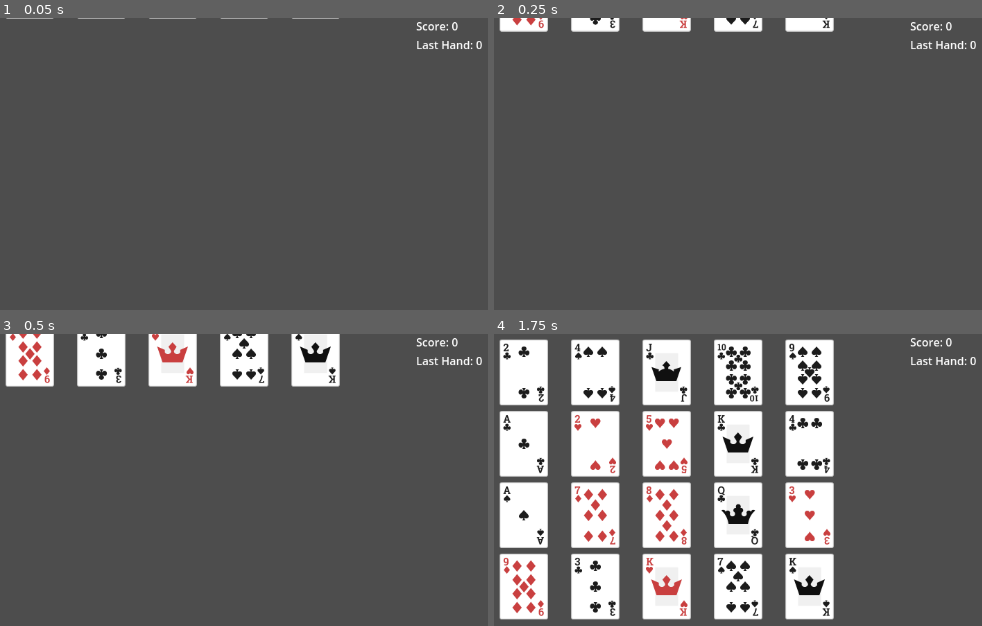
Above: before the commit, frames 1-4 (two rows, left to right).
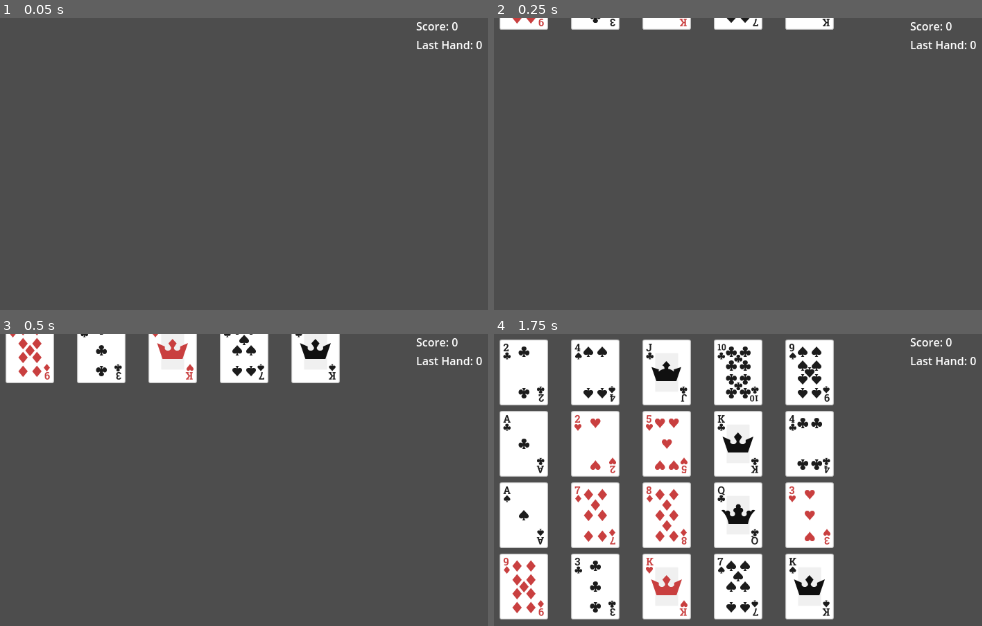
Above: after the commit, the same moments.

Repository: Kibibibit/poker3
Game: Godot game, scene res://scenes/main.tscn
The game is run twice, just before and just after one commit, with the same random seed, the same clock (stepped at 60 frames per second) and the same inputs.
Inputs (mouse positions are in pixels of both pictures, inside the frame that each line leads up to):
- Up to frame 1 (0.05 s): no input
- Up to frame 2 (0.25 s): no input
- Up to frame 3 (0.5 s): no input
- Up to frame 4 (1.75 s): drag from (523, 354) to (738, 354) at 0.52 s; drag from (523, 371) to (738, 371) at 1.27 s

The runs differ from the first frame. In frame 1, 0.2% of the frame differs, in the area x 1-70%, y 0-1%; in frame 2, 0.8%; in frame 3, 2.6%, in the area x 1-70%, y 0-19%; in frame 4, nothing differs.

Commit message:
Improved spawn queue logic

Diff:
--- a/scripts/nodes/game_board.gd
+++ b/scripts/nodes/game_board.gd
@@ -15,7 +15,7 @@
 
 var awaiting_cards: Array[int]
 
-var spawn_queues: Dictionary = {}
+var spawn_queues: SpawnQueues = SpawnQueues.new(GRID_WIDTH)
 
 var mouse_down: bool = false
 var current_card: int = -1
@@ -26,8 +26,6 @@
 var score: int = 0
 
 func _ready():
-	for x in GRID_WIDTH:
-		spawn_queues[x] = []
 	start_game()
 	Signals.card_mouse_entered.connect(_card_mouse_entered)
 	Signals.card_mouse_exited.connect(_card_mouse_exited)
@@ -81,16 +79,24 @@
 	var card: Card = _draw_card()
 	var card_node: CardNode = CardNode.new(card)
 	card_node.grid_position = grid_pos
-	var card_id = card_node.get_instance_id()
-	awaiting_cards.append(card_id)
-
-	grid.set_at(card_id, grid_pos)
-
-	add_child(card_node)
-
-	card_node.position = _get_card_pos(Vector2i(grid_pos.x, grid_pos.y-GRID_HEIGHT))
-	card_node.animate_to(_get_card_pos(grid_pos))
-
+	spawn_queues.add_card(card_node)
+
+func _process(_delta: float) -> void:
+	for x in GRID_WIDTH:
+		if (spawn_queues.column_not_empty(x)):
+			_do_spawn_cards(x)
+
+func _do_spawn_cards(column: int):
+	var card_ids: Array[int] = spawn_queues.empty_column(column)
+	for i in card_ids.size():
+		var card_id: int = card_ids[i]
+		awaiting_cards.append(card_id)
+		var card_node: CardNode = instance_from_id(card_id)
+		var grid_pos: Vector2i = card_node.grid_position
+		grid.set_at(card_id, grid_pos)
+		add_child(card_node)
+		card_node.position = _get_card_pos(Vector2i(grid_pos.x, -i-1))
+		card_node.animate_to(_get_card_pos(grid_pos))
 
 
 func _fill_board():
--- /dev/null
+++ b/scripts/objects/spawn_queues.gd
@@ -0,0 +1,30 @@
+extends RefCounted
+class_name SpawnQueues
+
+
+var _data: Dictionary = {}
+
+
+func _init(width: int):
+	for x in width:
+		_data[x] = {}
+
+
+func add_card(card_node: CardNode):
+	_data[card_node.grid_position.x][card_node.grid_position.y] = card_node.get_instance_id()
+
+func column_not_empty(column: int) -> bool:
+	return !_data[column].is_empty()
+
+func empty_column(column: int) -> Array[int]:
+	var column_list: Dictionary = _data[column]
+	var keys = column_list.keys()
+	keys.sort()
+	keys.reverse()
+
+	var out: Array[int] = []
+	for key in keys:
+		out.append(column_list[key])
+
+	_data[column].clear()
+	return out
